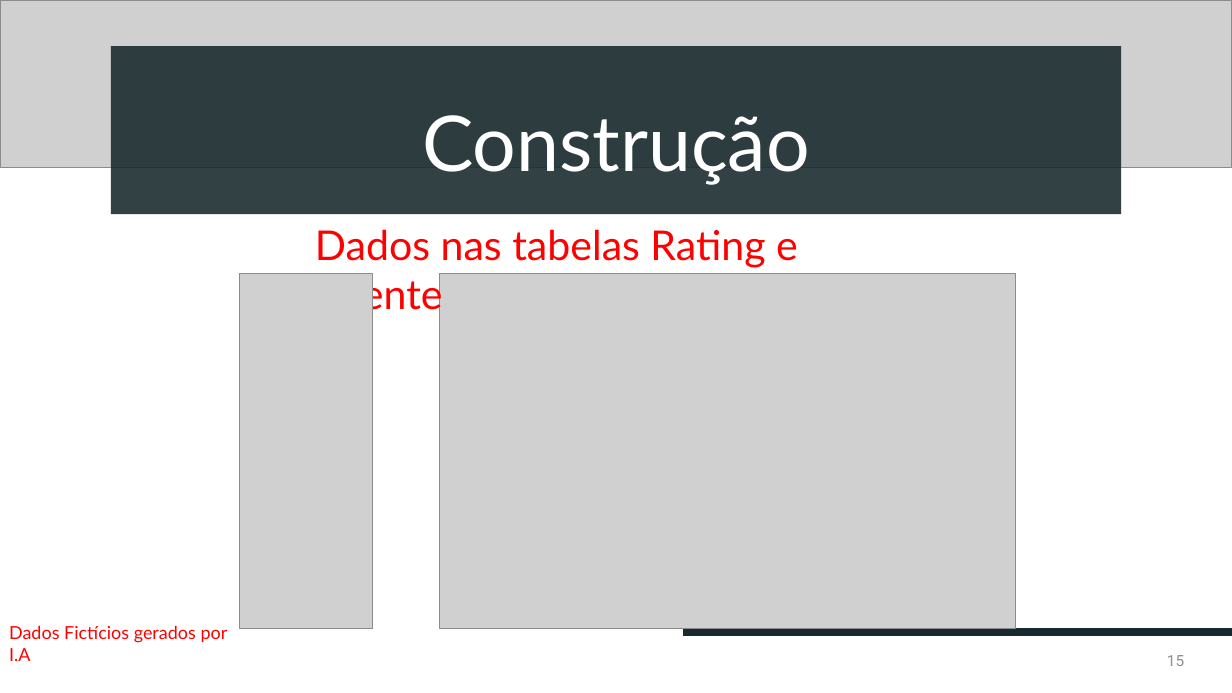
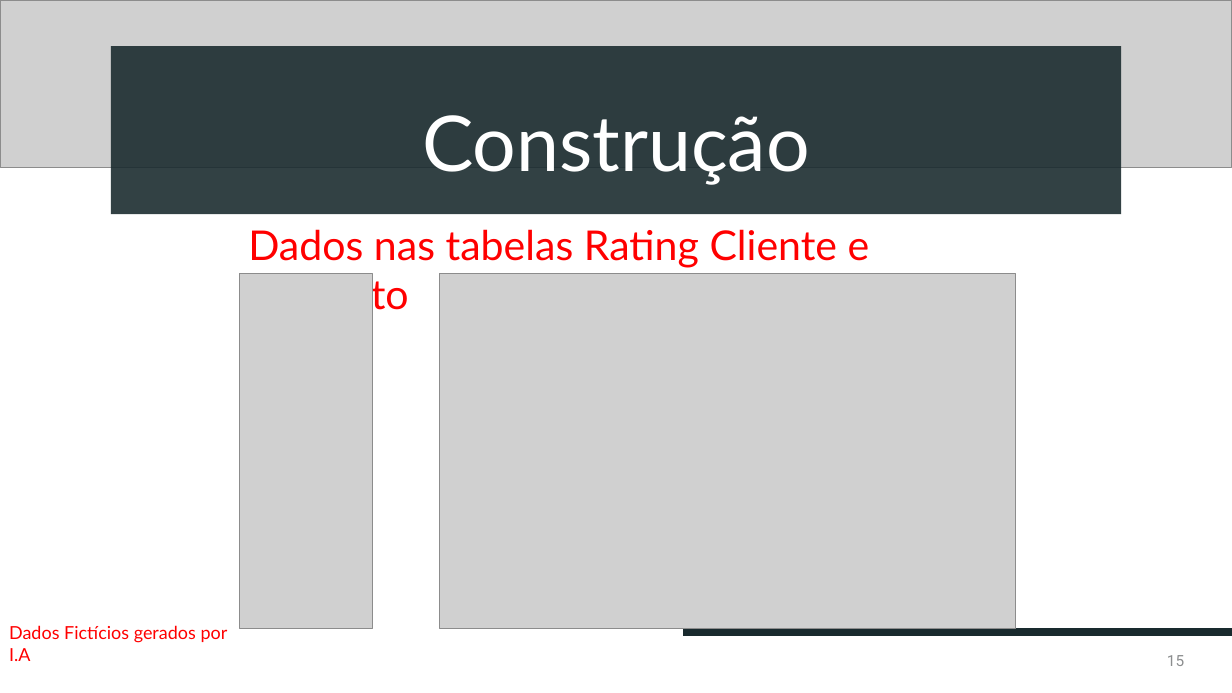
Before and after one commit to devbiadlima/pdd-analytics-etl, a slide deck: slide 15 of apresentacao/Apresentação.pptx. Drawn at 1232x693 pixels with LibreOffice and Linux fonts; fonts in the diff are those of the drawing; grey boxes stand for pictures. Boxes give left, top, right and bottom in pixels: in the first picture for what was removed or moved away, otherwise in the second. Text is boxed around its words. In the diff, an @@ line names an element or a change of style, - is before the commit and + after.

```diff
--- a/apresentacao/Apresentação.pptx
+++ b/apresentacao/Apresentação.pptx
@@ text at <box>248,229,870,317</box>: text changed @@
-Dados nas tabelas Rating e Cliente
+Dados nas tabelas Rating Cliente e Contrato
```
Also in this commit, not shown: 4 other slides changed.
